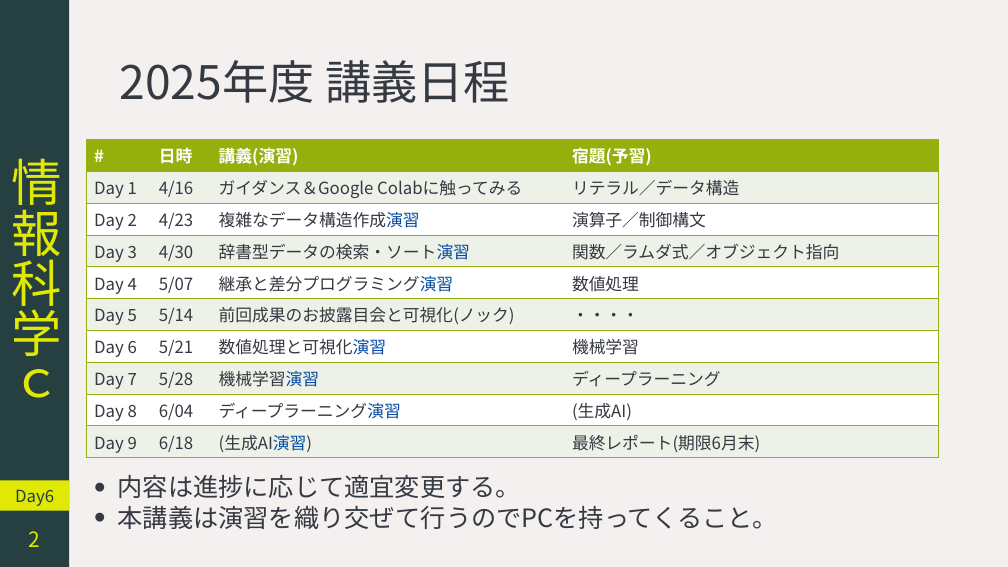
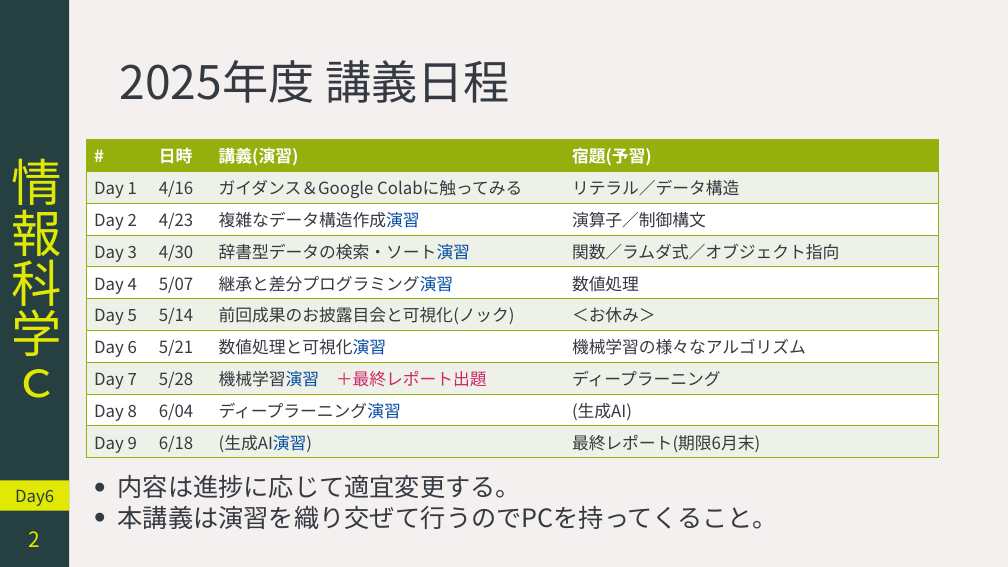
Before and after one commit to YokoyamaLab/PythonBasics, a slide deck: slide 2 of slides/computerScience_day6.pptx. Drawn at 1008x567 pixels with LibreOffice and Linux fonts; fonts in the diff are those of the drawing. Boxes give left, top, right and bottom in pixels: in the first picture for what was removed or moved away, otherwise in the second. Text is boxed around its words. In the diff, an @@ line names an element or a change of style, - is before the commit and + after.

Commit message:
day07 slide

```diff
--- a/slides/computerScience_day6.pptx
+++ b/slides/computerScience_day6.pptx
@@ table at (87, 140, 938, 457) @@
-row 6, column 4: ・・・・
+row 6, column 4: ＜お休み＞
-row 7, column 4: 機械学習
+row 7, column 4: 機械学習の様々なアルゴリズム
-row 8, column 3: 機械学習演習
+row 8, column 3: 機械学習演習 ＋最終レポート出題
```
Also in this commit, not shown: 1 other slide changed, 1 other file.
